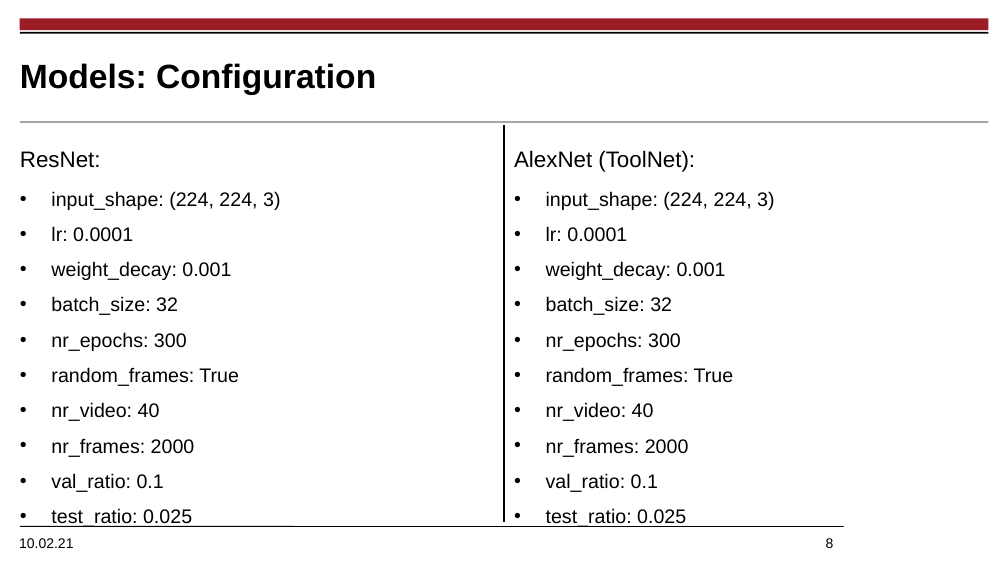
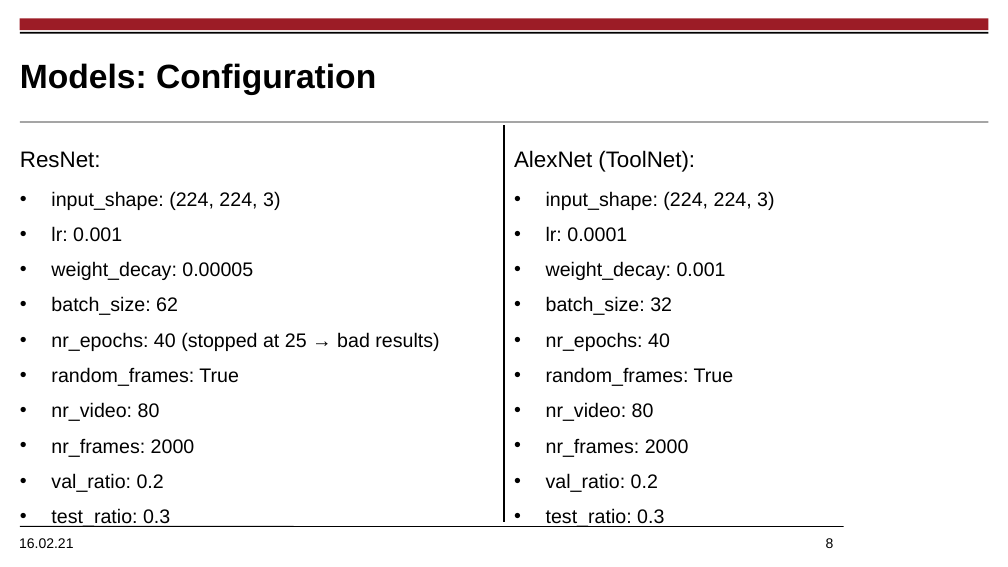
Before and after one commit to amrane99/CAI-Classification, a slide deck: slide 8 of docs/presentation/SurgeryRecognitionTool.pptx. Drawn at 1008x567 pixels with LibreOffice and Linux fonts; fonts in the diff are those of the drawing; background and template pictures are left out. Boxes give left, top, right and bottom in pixels: in the first picture for what was removed or moved away, otherwise in the second. Text is boxed around its words. In the diff, an @@ line names an element or a change of style, - is before the commit and + after.

```diff
--- a/docs/presentation/SurgeryRecognitionTool.pptx
+++ b/docs/presentation/SurgeryRecognitionTool.pptx
@@ text at [51, 226, 439, 351]: text changed @@
-• lr: 0.0001
-• weight_decay: 0.001
-• batch_size: 32
-• nr_epochs: 300
+• lr: 0.001
+• weight_decay: 0.00005
+• batch_size: 62
+• nr_epochs: 40 (stopped at 25 → bad results)
@@ text at [546, 332, 670, 351]: text changed @@
-• nr_epochs: 300
+• nr_epochs: 40
@@ text at [51, 402, 160, 421]: text changed @@
-• nr_video: 40
+• nr_video: 80
@@ text at [546, 402, 654, 421]: text changed @@
-• nr_video: 40
+• nr_video: 80
@@ text at [51, 473, 164, 492]: text changed @@
-• val_ratio: 0.1
-• test_ratio: 0.025
+• val_ratio: 0.2
+• test_ratio: 0.3
@@ text at [546, 473, 664, 527]: text changed @@
-• val_ratio: 0.1
-• test_ratio: 0.025
+• val_ratio: 0.2
+• test_ratio: 0.3
@@ text at [19, 538, 834, 548]: text changed @@
-10.02.21 8
+16.02.21 8
```
Also in this commit, not shown: 5 other slides changed, 1 slide added, 8 other files.
